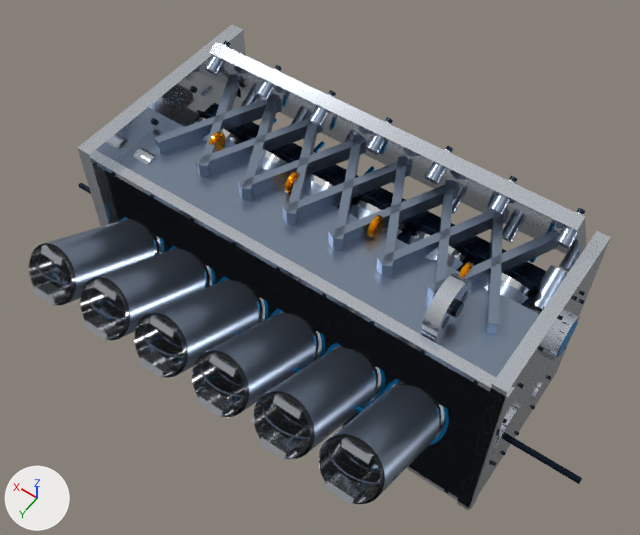
The glTF model public/models/engines/v12/engine-block.glb as it was, and as the next commit left it.
Both versions are drawn from a 50 mm camera at (-0.511, 0.611, 1.191) aimed at (0.015, -0.125, 0.034). Lighting does not change. The marker at lower left points along +X, +Y and +Z. The first picture is the older version. Where no turn or scale is listed for an object, it has been applied to the vertices.

Names of what the first picture shows: 'Bank_1_Left_CNC_Deck_Slab', 'Continuous_CNC_Pan_Rail', 'Deep_Skirt_Crankcase_Housing', 'Gravity_Oil_Drainback_Chute_Right', 'Liner_Outer_Sleeve_Cyl_10', 'Liner_Outer_Sleeve_Cyl_12', 'Liner_Outer_Sleeve_Cyl_2', 'Liner_Outer_Sleeve_Cyl_4', 'Liner_Outer_Sleeve_Cyl_6', 'Liner_Outer_Sleeve_Cyl_8', 'Nikasil_Hone_Surface_Cyl_1', 'Nikasil_Hone_Surface_Cyl_10', 'Nikasil_Hone_Surface_Cyl_11', 'Nikasil_Hone_Surface_Cyl_12', 'Nikasil_Hone_Surface_Cyl_2', 'Nikasil_Hone_Surface_Cyl_3', 'Nikasil_Hone_Surface_Cyl_4', 'Nikasil_Hone_Surface_Cyl_5', 'Nikasil_Hone_Surface_Cyl_6', 'Nikasil_Hone_Surface_Cyl_7', 'Nikasil_Hone_Surface_Cyl_8', 'Nikasil_Hone_Surface_Cyl_9', 'Rear_Bellhousing_Face', 'Timing_Cover_Mating_Face' and 88 more.
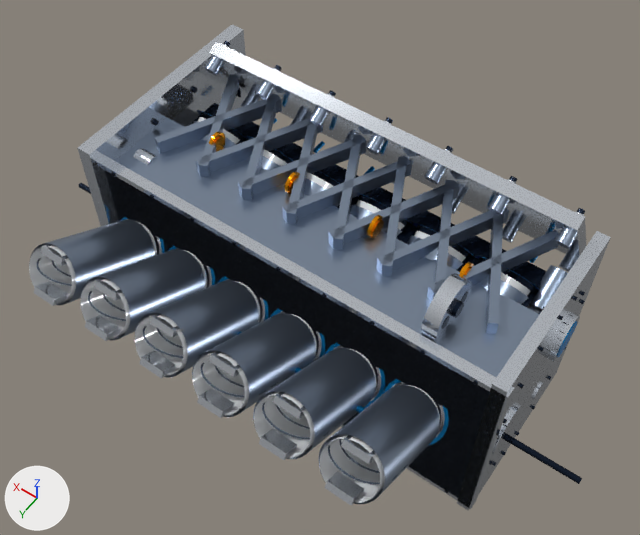
Edits to the bpy script that builds the scene:
```text
Change mat_pbr_plateau_honed_nikasil:
    mat_pbr_plateau_honed_nikasil.metallic: 0.96 -> 0.12
```

Where the change shows, as pixel boxes (x1, y1, x2, y2) in the pictures (640 x 535 px):
'Nikasil_Hone_Surface_Cyl_2', surface changed: (320, 385, 440, 503) in both
'Nikasil_Hone_Surface_Cyl_4', surface changed: (254, 348, 377, 458) in both
'Nikasil_Hone_Surface_Cyl_6', surface changed: (192, 314, 317, 416) in both
'Nikasil_Hone_Surface_Cyl_8', surface changed: (135, 281, 260, 376) in both
'Nikasil_Hone_Surface_Cyl_10', surface changed: (80, 250, 207, 339) in both
'Nikasil_Hone_Surface_Cyl_12', surface changed: (29, 221, 157, 304) in both
'Nikasil_Hone_Surface_Cyl_1', surface changed: (501, 272, 531, 296) in both
'Nikasil_Hone_Surface_Cyl_3', surface changed: (414, 231, 466, 262) in both
'Nikasil_Hone_Surface_Cyl_5', surface changed: (356, 200, 404, 230) in both
'Nikasil_Hone_Surface_Cyl_7', surface changed: (306, 172, 334, 189) in both
'Nikasil_Hone_Surface_Cyl_9', surface changed: (263, 149, 287, 166) in both
'Nikasil_Hone_Surface_Cyl_11', surface changed: (197, 117, 240, 144) in both
